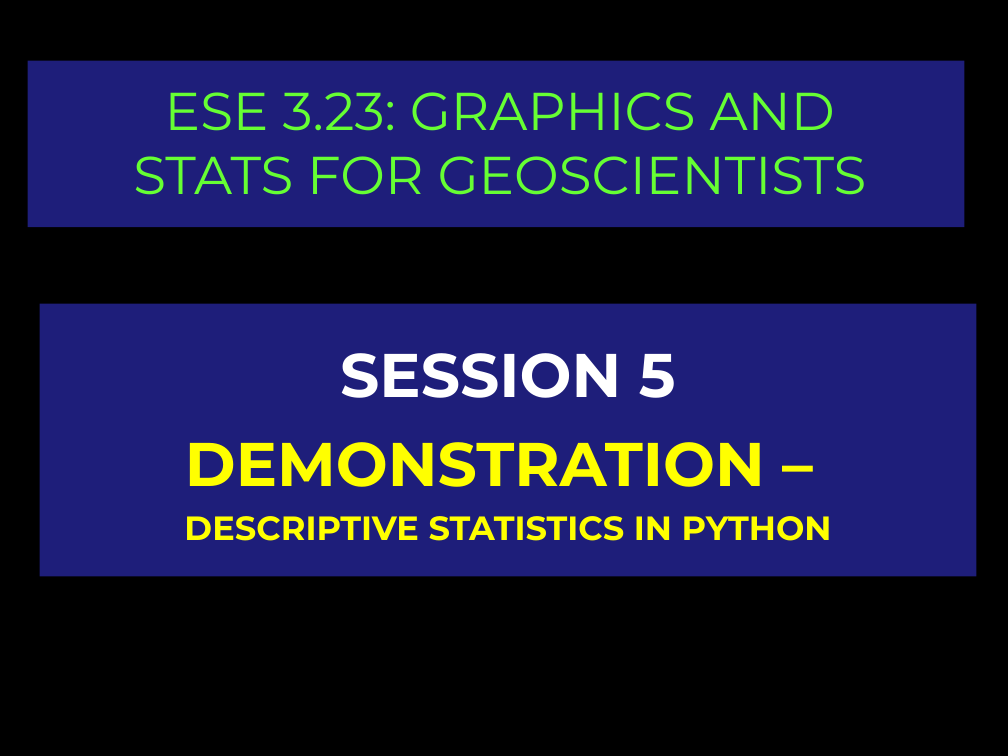
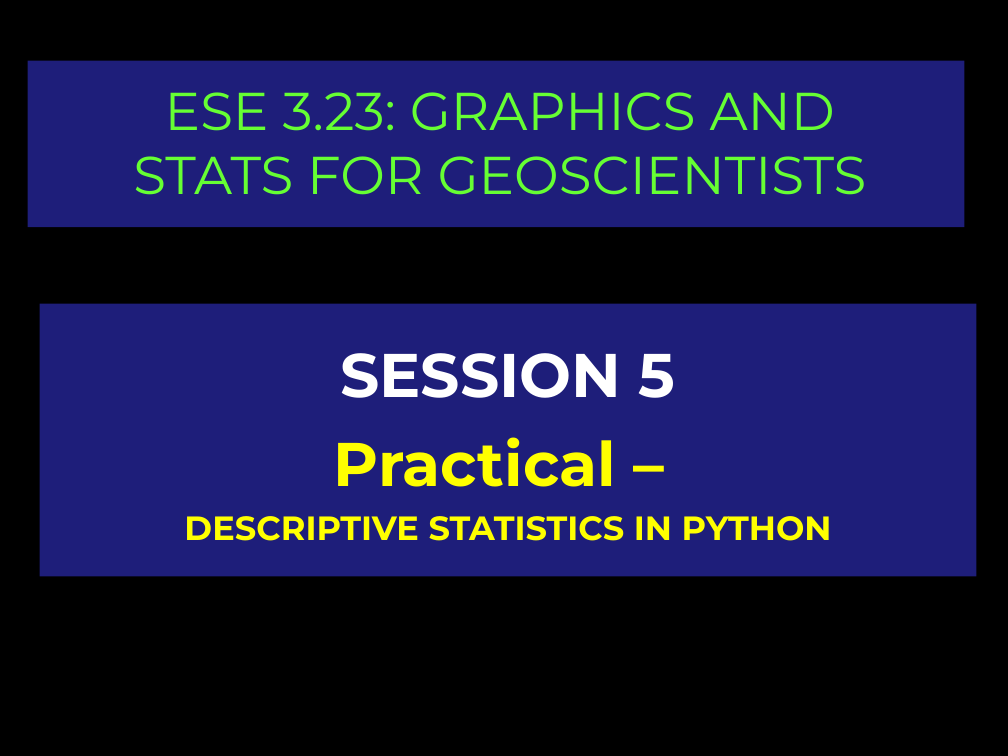
Before and after one commit to ggorman/Introduction-to-stats-for-geoscientists, a slide deck: slide 13 of slides/CSFG5.pptx. Drawn at 1008x756 pixels with LibreOffice and Linux fonts; fonts in the diff are those of the drawing; background and template pictures are left out. Boxes give left, top, right and bottom in pixels: in the first picture for what was removed or moved away, otherwise in the second. Text is boxed around its words. In the diff, an @@ line names an element or a change of style, - is before the commit and + after.

```diff
--- a/slides/CSFG5.pptx
+++ b/slides/CSFG5.pptx
@@ text at (334,437,616,487): text changed @@
-DEMONSTRATION –
+Practical –
```
Also in this commit, not shown: 13 other slides changed, 2 slides added, 1 slide removed.
